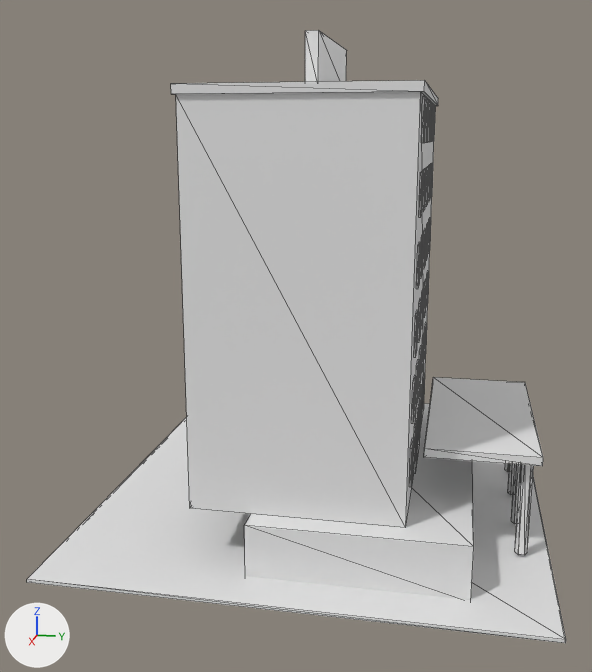
The glTF model assets/models/hotel_low.glb as it was, and as the next commit left it.
Before and after are seen from a camera (50 mm lens) standing at (14.23, 2.3, 6.65) and looking at (0.32, -0.48, 3.17). Every picture has the same lights, and +X, +Y and +Z are marked at lower left. The picture after the commit comes second. Mesh edges are drawn as thin lines. Where no turn or scale is listed for an object, it has been applied to the vertices. Vertices at exactly the same position are counted once.

The first picture shows 'Hotel'.
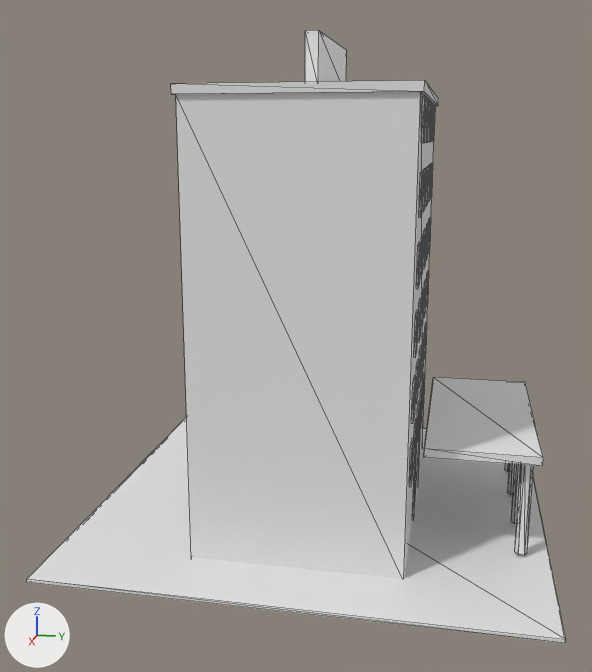
The change, as a diff of the scene's bpy script:
```diff
--- a/assets/models/hotel_low.glb.py
+++ b/assets/models/hotel_low.glb.py
@@ me_hotel @@
 # used by ob_hotel; location = (0.0, 0.0, 0.0)
 # verts and faces of me_hotel; kept vertices keep their numbers, new ones are numbered from 584
 # before: 16 (2.8, 1.7, 0.9) at pixel (405, 527), 18 (2.8, -1.7, 0.9) at pixel (189, 508), 20 (-2.8, 1.7, 0.9) at pixel (423, 409), 22 (-2.8, -1.7, 0.9)
-me_hotel.from_pydata(...)  # 584 vertices, 884 faces; spans x -3.95..3.95, y -3.95..3.95, z 0.0..8.15
+me_hotel.from_pydata(...)  # 576 vertices, 872 faces; spans x -3.95..3.95, y -3.95..3.95, z 0.0..8.15
+# me_hotel part 1: a new loose piece, a box spanning x -0.7..0.7, y 1.7..1.73, z 0.0..1.6, in mat_unit (white #e7e7e7)
+# me_hotel part 2: the loose piece of 8 vertices spanning x -3.2..3.2, y -0.7..2.7, z 0.0..0.9 is deleted
+# me_hotel part 3: the loose piece of 8 vertices spanning x -0.7..0.7, y 1.7..1.73, z 0.9..2.1 is deleted
+# me_hotel part 4
+for i in [16, 18, 20, 22]: verts[i] += (0.0, 0.0, -0.9)
 me_hotel.materials.append(mat_unit)
```

Boxes [x1, y1, x2, y2] around the edits, measured in the pictures (592 x 672 px; the box of a moved part takes in the faces that stretch with it):
part 1 of me_hotel, added: after [412, 410, 421, 518]
part 2 of me_hotel, deleted: before [244, 404, 474, 600]
part 3 of me_hotel, deleted: before [414, 384, 422, 473]
part 4 of me_hotel, moved or reshaped: before [176, 100, 427, 528]; after [176, 100, 427, 579]
